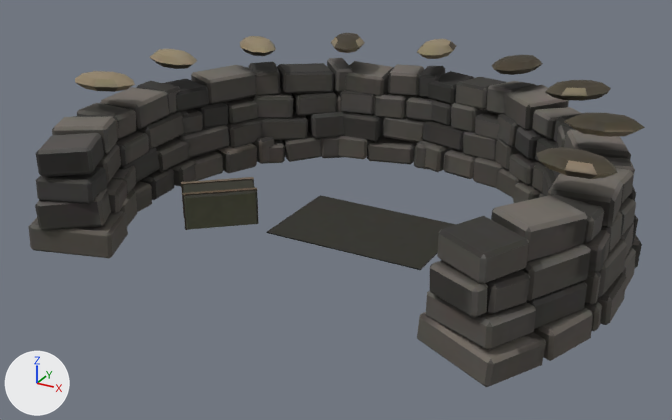
A saved change to the glTF model public/models/sangar.glb.
Rendered twice from a camera (50 mm lens) standing at (3.4, -6.14, 3.3) and looking at (-0.09, 0.2, 0.12). Every picture has the same lights, and +X, +Y and +Z are marked at lower left. The first picture is the older version. Where no turn or scale is listed for an object, it has been applied to the vertices. Vertices at exactly the same position are counted once.

Names of what the first picture shows: 'walls'.
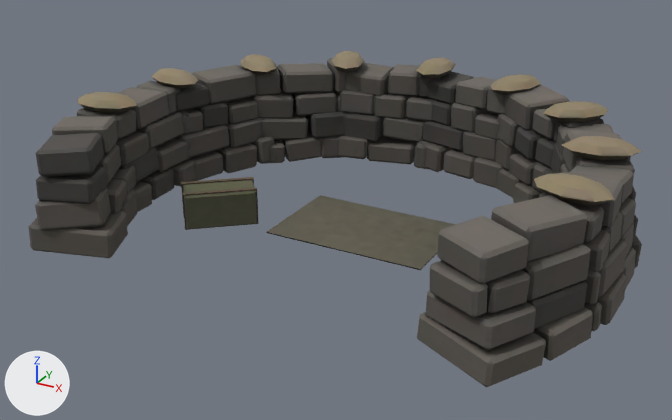
Where the newer file only moved an object's origin or applied its transform, the numbers keep the older frame.

Location of each change, (x1, y1, x2, y2) in pixels of the pictures (672 x 420 px; the box of a moved part takes in the faces that stretch with it):
'walls', reshaped: before (29, 33, 645, 387); after (29, 51, 642, 388)
part 1 of me_walls, moved or reshaped: before (150, 49, 197, 69); after (151, 68, 198, 89)
part 2 of me_walls, moved or reshaped: before (240, 36, 276, 56); after (241, 54, 276, 75)
part 3 of me_walls, moved or reshaped: before (331, 33, 645, 179); after (331, 51, 642, 206)
part 4 of me_walls, moved or reshaped: before (75, 71, 135, 92); after (77, 92, 137, 113)
part 5 of me_walls, surface changed: before (35, 33, 631, 366); after (35, 52, 631, 366)

The change, as a list of edits to the scene's bpy script:
```text
Change me_walls:
    used by ob_walls; location = (-0.012, 0.47, 0.584)
    remove me_walls.from_pydata(...)  # 3090 vertices, 5660 faces; spans x -2.4..2.4, y -1.98..1.98, z -0.61..0.61
    add me_walls.from_pydata(...)  # 3090 vertices, 5660 faces; spans x -2.4..2.4, y -1.98..1.98, z -0.61..0.43
    me_walls part 1: the loose piece of 26 vertices spanning x -2.25..-1.69, y -0.11..0.23, z 0.46..0.61 is moved by (0.0, 0.0, -0.19)
    me_walls part 2: the loose piece of 26 vertices spanning x -1.79..-1.32, y 0.62..1.07, z 0.46..0.61 is moved by (0.0, 0.0, -0.19)
    me_walls part 3: 156 of 3090 vertices moved; they spanned x -1.05..2.32, y -0.99..1.87, z 0.46..0.61 and now span x -1.05..2.32, y -0.99..1.87, z 0.28..0.43; mean shift (0.0, 0.0, -0.19); largest move (0.86, 1.62, 0.54) -> (0.76, 1.13, 0.35)
    me_walls part 4: 26 of 3090 vertices moved; they spanned x -2.29..-1.72, y -0.99..-0.66, z 0.46..0.61 and now span x -2.29..-1.72, y -0.99..-0.66, z 0.28..0.43; mean shift (0.0, 0.0, -0.19); largest move (-2.23, -0.74, 0.54) -> (-1.72, -0.78, 0.35)
    me_walls part 5: 2126 kept faces spanning x -2.4..2.4, y -1.98..1.95, z -0.61..0.43 get new texture (UV) coordinates
    other edits to the shape of me_walls do not show in these pictures
```
